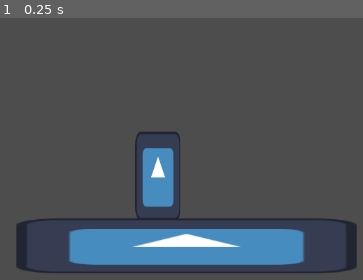
Above: before the commit, frame 1.
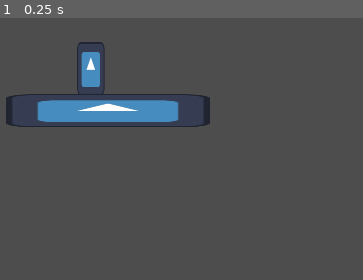
Above: after the commit, the same moment.

Repository: Realex78/KalPunch
Game: Godot game, scene res://Scenes/test_scene.tscn
Same seed, same stepped clock (60 frames per second), same inputs: the game is played once before the commit and once after it. The engine's default icon, where the game draws it, is replaced by a stand-in: a white triangle on a blue panel in a dark square.
Inputs:
- Up to frame 1 (0.25 s): no input

The runs differ from the first frame. In frame 1, 19% of the frame differs, in the area x 1-99%, y 9-98%.

Commit message:
hello
hello

Diff:
--- a/project.godot
+++ b/project.godot
@@ -17,6 +17,8 @@
 
 [display]
 
+window/size/viewport_width=1920
+window/size/viewport_height=1080
 window/size/mode=3
 window/stretch/mode="viewport"
 
@@ -42,3 +44,18 @@
 "events": [Object(InputEventJoypadButton,"resource_local_to_scene":false,"resource_name":"","device":-1,"button_index":12,"pressure":0.0,"pressed":false,"script":null)
 ]
 }
+move_left={
+"deadzone": 0.5,
+"events": [Object(InputEventJoypadButton,"resource_local_to_scene":false,"resource_name":"","device":-1,"button_index":13,"pressure":0.0,"pressed":false,"script":null)
+]
+}
+Jump(A)={
+"deadzone": 0.5,
+"events": [Object(InputEventJoypadButton,"resource_local_to_scene":false,"resource_name":"","device":-1,"button_index":0,"pressure":0.0,"pressed":false,"script":null)
+]
+}
+
+[rendering]
+
+renderer/rendering_method="gl_compatibility"
+renderer/rendering_method.mobile="gl_compatibility"
Not shown: 1 places in Scenes/test_scene.tscn that only renumber resources
Not shown: 1 places in test_player.tscn that only renumber resources
